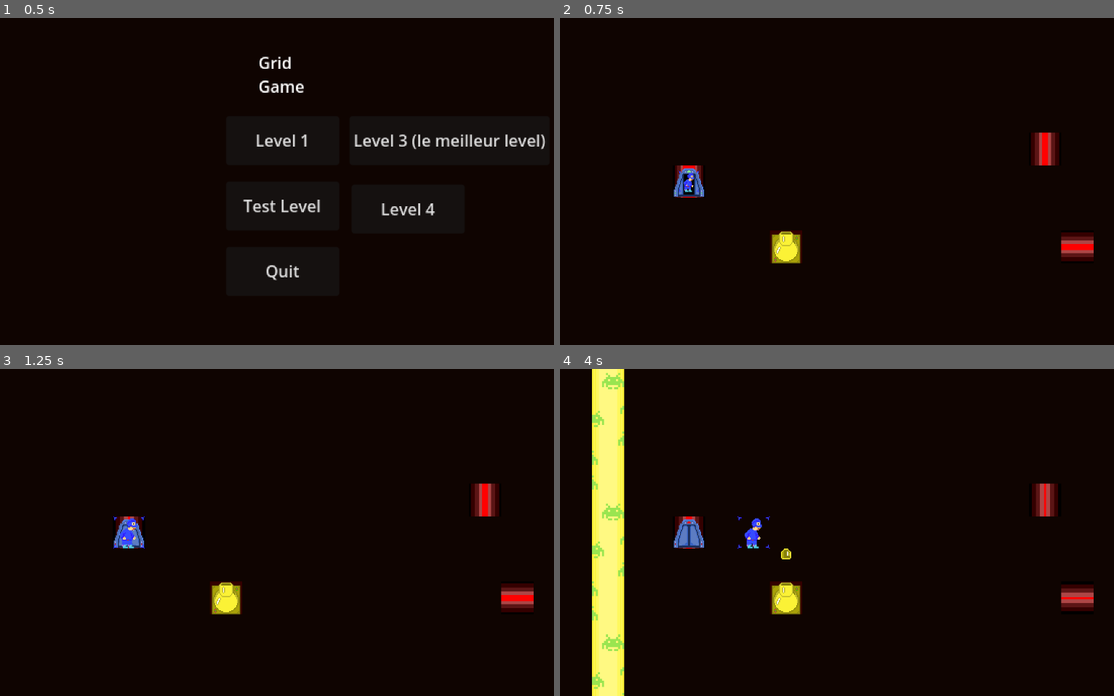
Above: before the commit, frames 1-4 (two rows, left to right).
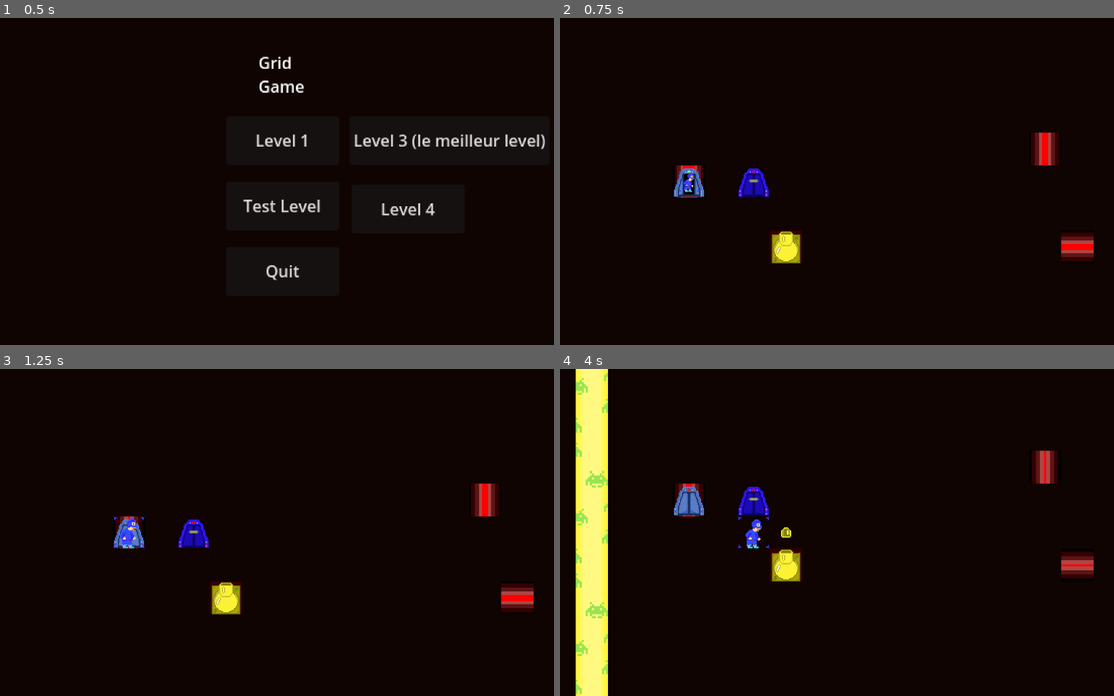
Above: after the commit, the same moments.

Repository: kwananak/GridGame
Game: Godot game, scene res://Scenes/Main.tscn
The game is run twice, just before and just after one commit, with the same random seed, the same clock (stepped at 60 frames per second) and the same inputs.
Inputs:
- Up to frame 1 (0.5 s): no input
- Up to frame 2 (0.75 s): click "Test Level" at 0.5 s
- Up to frame 3 (1.25 s): no input
- Up to frame 4 (4 s): tap Enter at 1.25 s; hold D (right) 1.28-2.03 s; tap Space at 1.52, 2.27, 3.77 s; hold S (down) 2.03-2.78 s; hold D (right) 2.78-3.53 s; hold W (up) from 3.53 s (still down)

Frame 1 is identical in both runs. In frame 2, 0.4% of the frame differs, in the area x 32-38%, y 46-55%; in frame 3, 0.4%; in frame 4, 13%, in the area x 2-97%, y 0-100%.

Commit message:
fixed doors

Diff:
--- a/Scenes/Levels/Level4.tscn
+++ b/Scenes/Levels/Level4.tscn
@@ -16,9 +16,10 @@
 
 [node name="Level4" type="Node2D"]
 
-[node name="LevelManager" parent="." node_paths=PackedStringArray("end_turn_calls") instance=ExtResource("1_o0n1a")]
+[node name="LevelManager" parent="." node_paths=PackedStringArray("end_turn_calls", "doors") instance=ExtResource("1_o0n1a")]
 level_number = 4
 end_turn_calls = [NodePath("../Firewall")]
+doors = [NodePath("../Trials/DoorTile")]
 
 [node name="UI" parent="." instance=ExtResource("2_w3ish")]
 
--- a/Scenes/test_level.tscn
+++ b/Scenes/test_level.tscn
@@ -8,6 +8,7 @@
 [ext_resource type="PackedScene" uid="uid://0tdclamt18y7" path="res://Scenes/Tiles/cannon_tile.tscn" id="5_571tj"]
 [ext_resource type="PackedScene" uid="uid://cucuq7j1dctnn" path="res://Scenes/Tiles/start_tile.tscn" id="5_h5lbe"]
 [ext_resource type="PackedScene" uid="uid://cd0glhsrlf1wm" path="res://Scenes/Tiles/wall_tile.tscn" id="5_hbbqf"]
+[ext_resource type="PackedScene" uid="uid://c4u78iqhrfrx5" path="res://Scenes/Tiles/door_tile.tscn" id="7_ji5ge"]
 
 [node name="TestLevel" type="Node2D"]
 
@@ -38,6 +39,11 @@
 rotation = 4.71239
 cannon_recharge = 2
 
+[node name="DoorTile" parent="Trials" instance=ExtResource("7_ji5ge")]
+position = Vector2(192, 192)
+keys_needed = 1
+key_type = "yellow"
+
 [node name="Firewall" parent="." instance=ExtResource("2_5c0d4")]
 position = Vector2(-32, 0)
 
--- a/Scripts/Player.gd
+++ b/Scripts/Player.gd
@@ -64,9 +64,9 @@
 				collision.pick_up_key()
 				move(dir)
 			"door":
-				if !collision.opened:
+				if collision.unlocked:
 					collision.open_door()
-				move(dir)
+					move(dir)
 			"freeze":
 				collision.set_freeze_strength()
 				move(dir)
--- a/Scripts/door_tile.gd
+++ b/Scripts/door_tile.gd
@@ -1,5 +1,6 @@
 extends Area2D
 
+var unlocked = false
 var opened = false
 var tile_type = "door"
 var key_lights = []
@@ -17,6 +18,7 @@
 func _ready():
 	if keys_needed == 0:
 		animated_sprite_2d.frame = 1
+		unlocked = true
 		return
 	var light_position = 0
 	for n in keys_needed:
@@ -42,8 +44,10 @@
 			key_lights[n].frame = 0
 	if key_count == keys_needed:
 		animated_sprite_2d.frame = 1
+		unlocked = true
 	else:
 		animated_sprite_2d.frame = 0
+		unlocked = false
 
 # called by player with the right key(s)
 # makes the tile available for path finding, removes the key(s) used and opens the door
Not shown: 1 places in Scenes/test_level.tscn that only renumber resources
